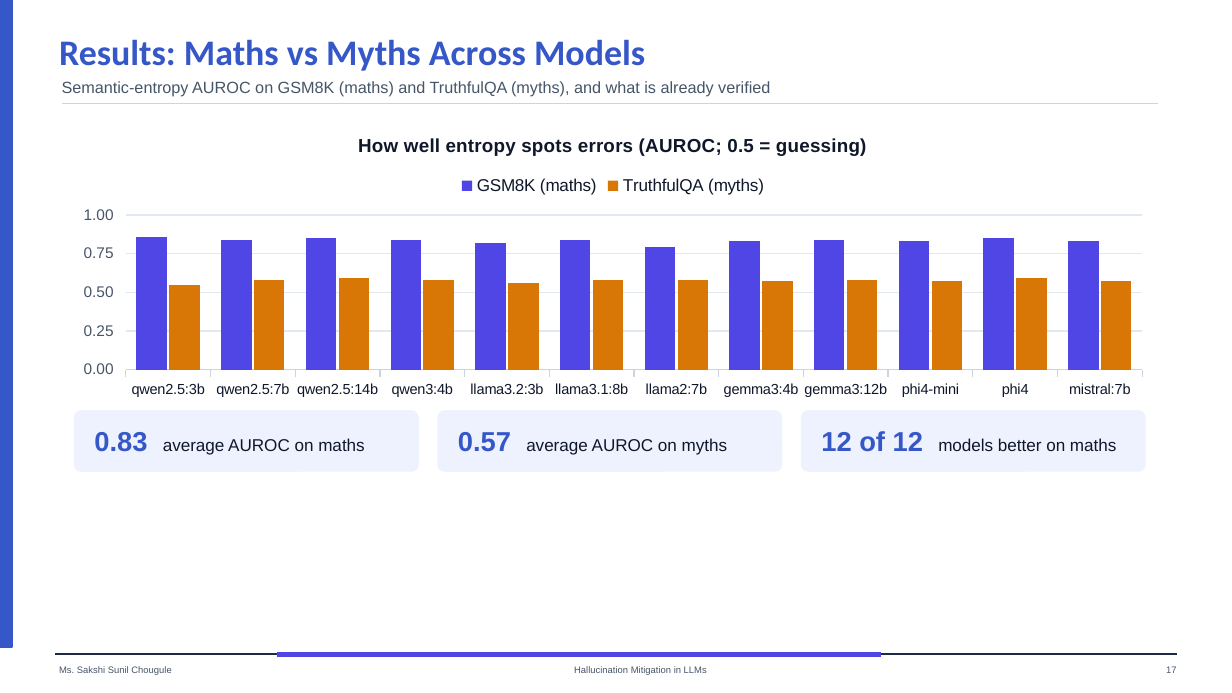
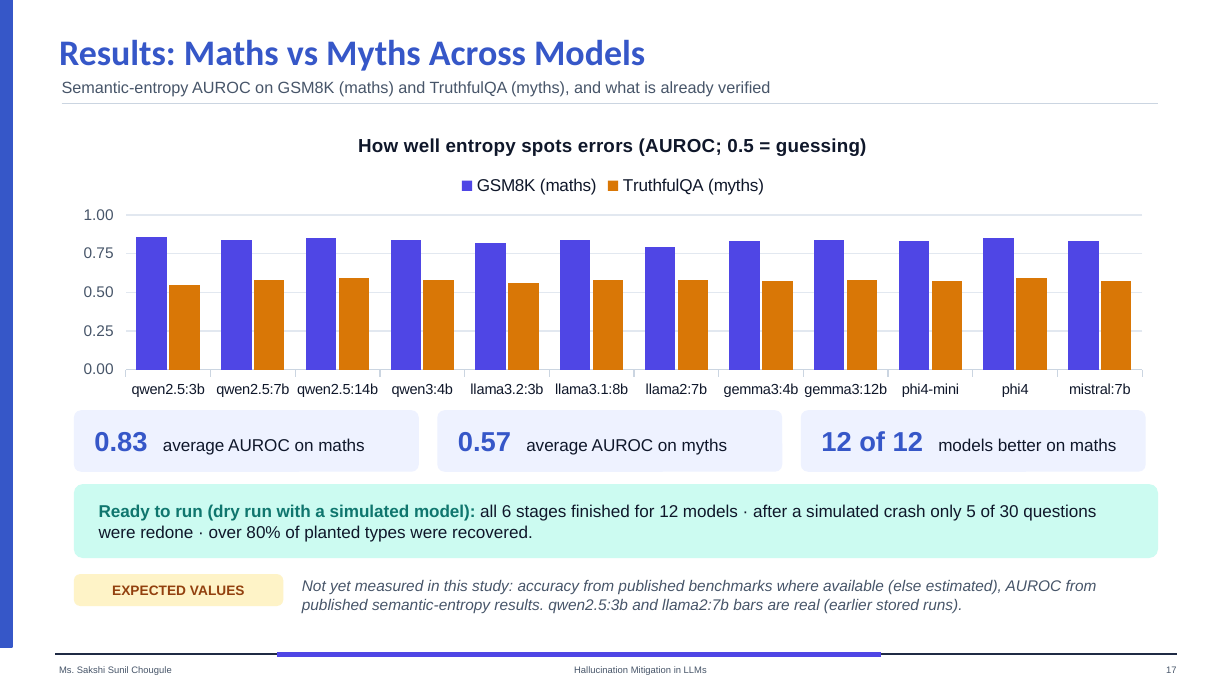
Before and after one commit to Hemant-Shashikant-Yadav/LLM-Hallucination, a slide deck: slide 17 of uncertainty/presentation/Phase1_Uncertainty_Study.pptx. Drawn at 1232x693 pixels with LibreOffice and Linux fonts; fonts in the diff are those of the drawing. Boxes give left, top, right and bottom in pixels: in the first picture for what was removed or moved away, otherwise in the second. Text is boxed around its words. In the diff, an @@ line names an element or a change of style, - is before the commit and + after.

```diff
--- a/uncertainty/presentation/Phase1_Uncertainty_Study.pptx
+++ b/uncertainty/presentation/Phase1_Uncertainty_Study.pptx
@@ rounded rectangle added at (74,484,1158,558), fill #CCFBF1, 10 pt, text #0F172A @@
+Ready to run (dry run with a simulated model): all 6 stages finished for 12 models · after a simulated crash only 5 of 30 questions were redone · over 80% of planted types were recovered.
@@ rounded rectangle added at (74,574,283,606), fill #FEF3C7, 8 pt, text #92400E, bold @@
+EXPECTED VALUES
@@ text added at (302,580,1097,613), 9 pt, text #475569, italic @@
+Not yet measured in this study: accuracy from published benchmarks where available (else estimated), AUROC from published semantic-entropy results. qwen2.5:3b and llama2:7b bars are real (earlier stored runs).
```
Also in this commit, not shown: 5 other slides changed, 2 other files.
